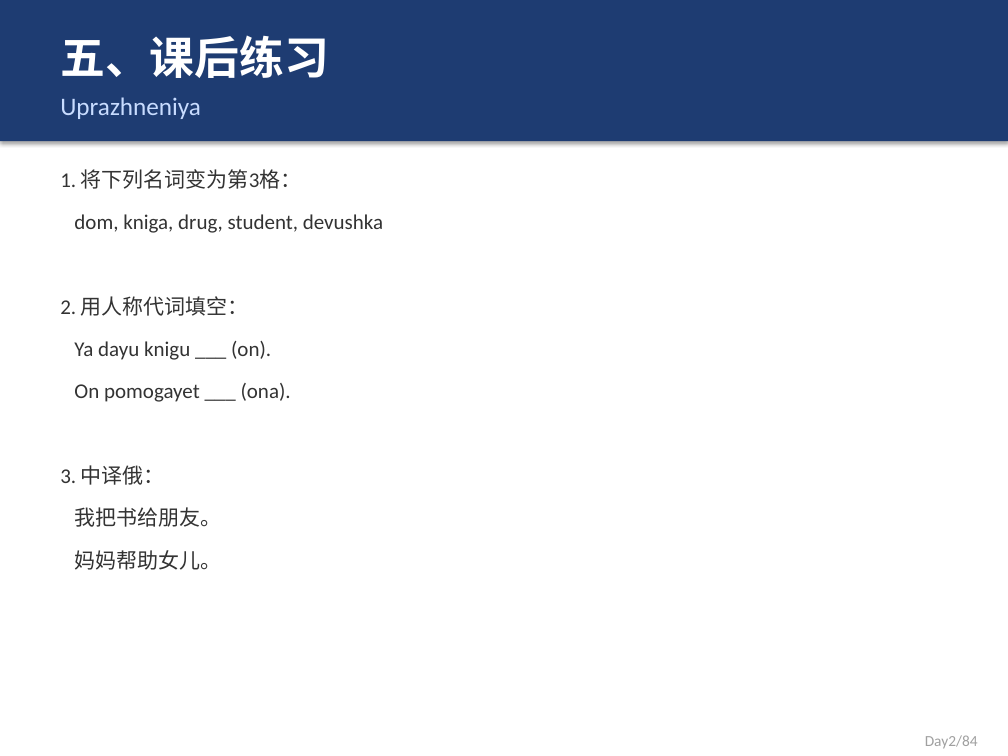
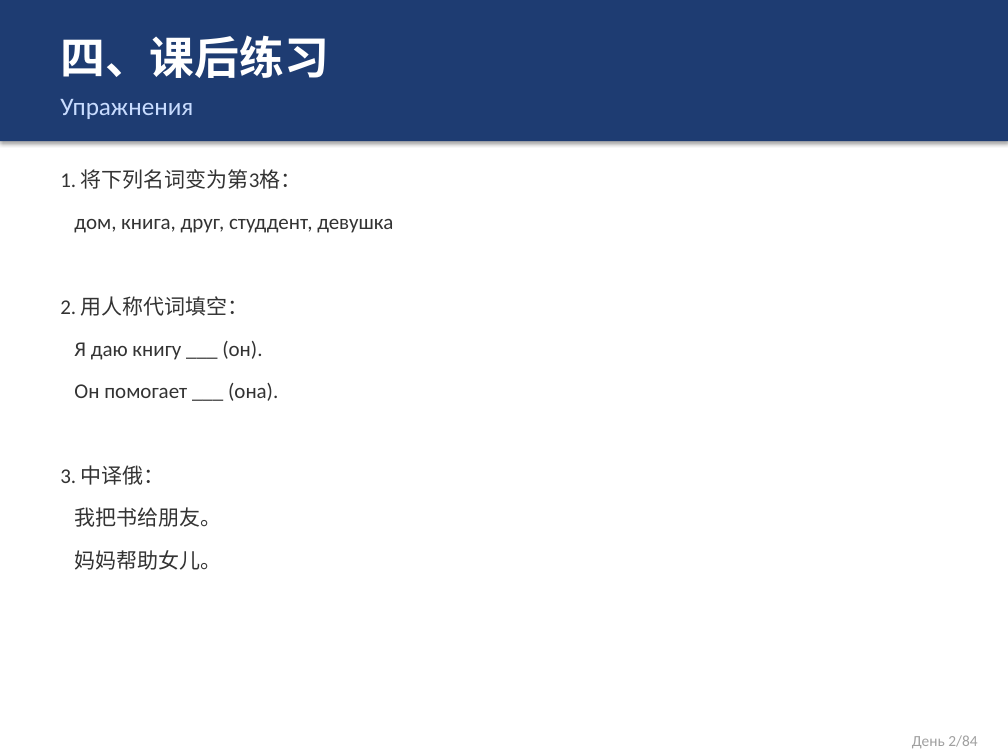
Before and after one commit to leon-lee-sys/openclaw-backup, a slide deck: slide 5 of courses/俄语课件/俄语_Day2_L1.pptx (slide 6 before the commit). Drawn at 1008x756 pixels with LibreOffice and Linux fonts; fonts in the diff are those of the drawing. Boxes give left, top, right and bottom in pixels: in the first picture for what was removed or moved away, otherwise in the second. Text is boxed around its words. In the diff, an @@ line names an element or a change of style, - is before the commit and + after.

```diff
--- a/courses/俄语课件/俄语_Day2_L1.pptx
+++ b/courses/俄语课件/俄语_Day2_L1.pptx
@@ text at <box>60,35,329,78</box>: text changed @@
-五、课后练习
+四、课后练习
@@ text at <box>60,99,193,119</box>: text changed @@
-Uprazhneniya
+Упражнения
@@ text at <box>74,219,393,233</box>: text changed @@
-dom, kniga, drug, student, devushka
+дом, книга, друг, студдент, девушка
@@ text at <box>74,341,262,360</box>: text changed @@
-Ya dayu knigu ___ (on).
+Я даю книгу ___ (он).
@@ text at <box>74,383,278,401</box>: text changed @@
-On pomogayet ___ (ona).
+Он помогает ___ (она).
@@ text at <box>912,735,977,748</box>: text changed @@
-Day2/84
+День 2/84
```
Also in this commit, not shown: 4 other slides changed, 1 slide removed, 10 other files.
